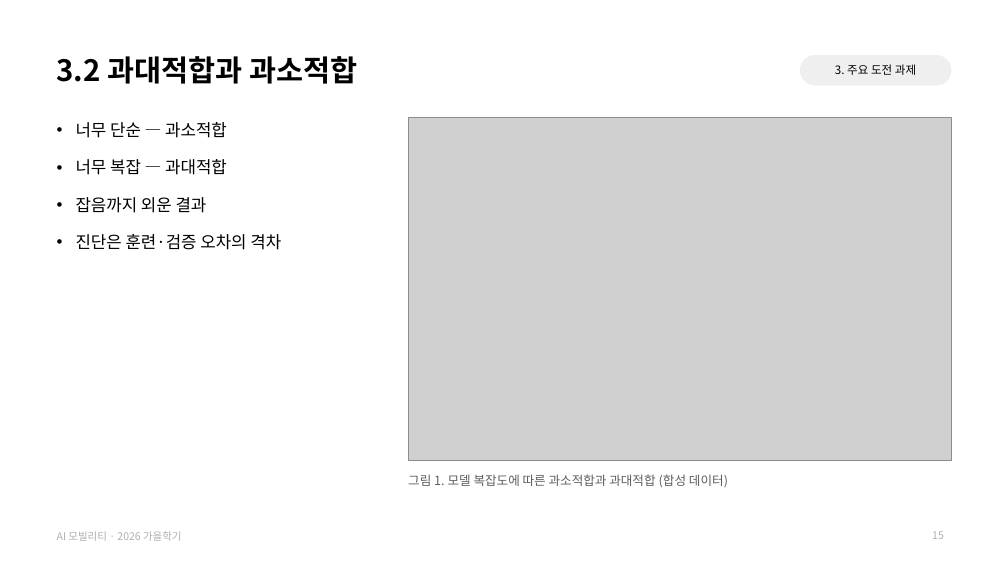
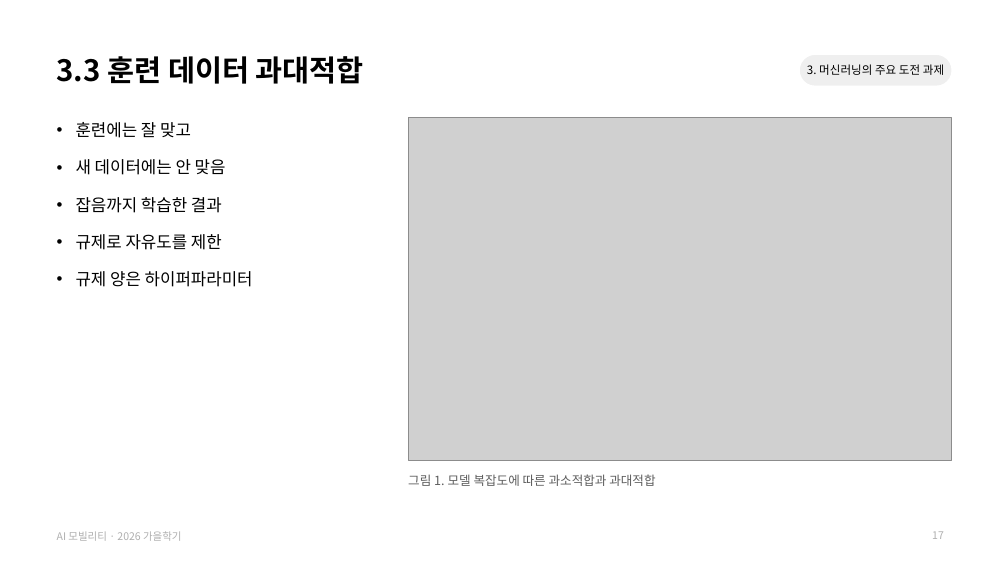
Before and after one commit to jihoyeo/ai-mobility, a slide deck: slide 17 of slides/week02/AI모빌리티_02_머신러닝개요.pptx (slide 15 before the commit). Drawn at 1008x567 pixels with LibreOffice and Linux fonts; fonts in the diff are those of the drawing; grey boxes stand for pictures. Boxes give left, top, right and bottom in pixels: in the first picture for what was removed or moved away, otherwise in the second. Text is boxed around its words. In the diff, an @@ line names an element or a change of style, - is before the commit and + after.

```diff
--- a/slides/week02/AI모빌리티_02_머신러닝개요.pptx
+++ b/slides/week02/AI모빌리티_02_머신러닝개요.pptx
@@ title at bbox=[57, 56, 364, 84]: text changed @@
-3.2 과대적합과 과소적합
+3.3 훈련 데이터 과대적합
@@ text at bbox=[807, 64, 944, 75]: text changed @@
-3. 주요 도전 과제
+3. 머신러닝의 주요 도전 과제
@@ text at bbox=[76, 122, 253, 287]: text changed @@
-• 너무 단순 — 과소적합
-• 너무 복잡 — 과대적합
-• 잡음까지 외운 결과
-• 진단은 훈련·검증 오차의 격차
+• 훈련에는 잘 맞고
+• 새 데이터에는 안 맞음
+• 잡음까지 학습한 결과
+• 규제로 자유도를 제한
+• 규제 양은 하이퍼파라미터
@@ text at bbox=[408, 474, 655, 486]: text changed @@
-그림 1. 모델 복잡도에 따른 과소적합과 과대적합 (합성 데이터)
+그림 1. 모델 복잡도에 따른 과소적합과 과대적합
@@ page number at bbox=[932, 531, 944, 539]: text changed @@
-15
+17
```
Also in this commit, not shown: 21 other slides changed, 4 slides added, 1 slide removed, 20 other files.
